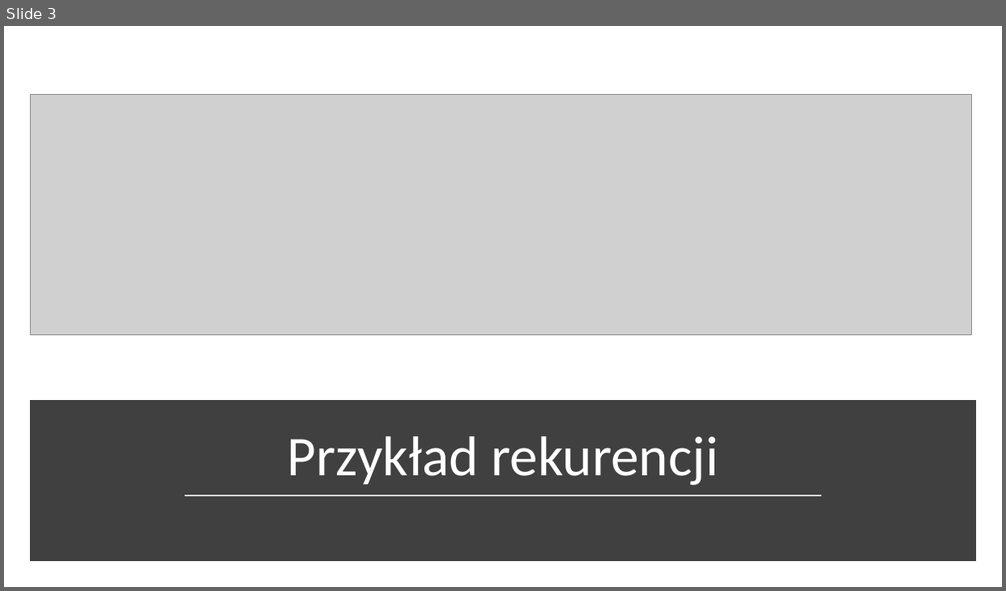
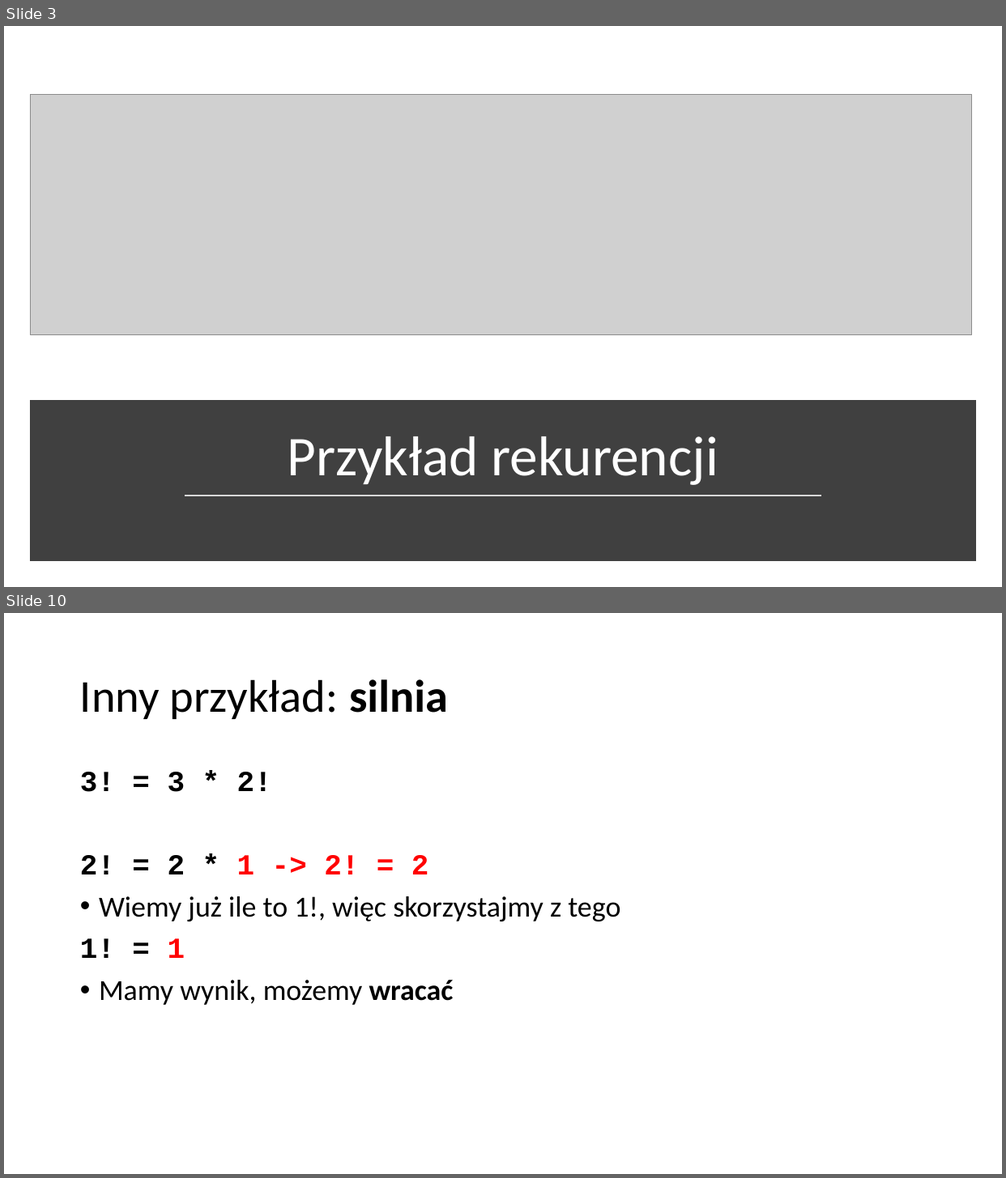
Before and after one commit to blackbat13/CS-HTiEW, a slide deck: Wprowadzenie do rekurencji/I. Wprowadzenie do rekurencji/Rekurencja.pptx. Shown one above the other, each under a label of ours: slide 3 before the commit, slides 3 and 10 after it; the slides between them are not shown. The pictures are 1006x591 and 1006x1178 pixels, drawn with LibreOffice and Linux fonts; fonts in the diff are those of the drawing; grey boxes stand for pictures. Boxes give left, top, right and bottom in pixels: in the first picture for what was removed or moved away, otherwise in the second. Text is boxed around its words. In the diff, an @@ line names an element or a change of style, - is before the commit and + after.

Commit message:
Zmieniono przedstawienie przykładu z silnią

```diff
--- a/Wprowadzenie do rekurencji/I. Wprowadzenie do rekurencji/Rekurencja.pptx
+++ b/Wprowadzenie do rekurencji/I. Wprowadzenie do rekurencji/Rekurencja.pptx
@@ slide 10 added at (x1=4, y1=613, x2=1002, y2=1174), background #FFFFFF @@
@@ title added at (x1=80, y1=679, x2=448, y2=719), 44 pt, text #000000 @@
+Inny przykład: silnia
@@ text added at (x1=80, y1=772, x2=620, y2=1005), 28 pt, text #000000 @@
+3! = 3 * 2!
+2! = 2 * 1 -> 2! = 2
+• Wiemy już ile to 1!, więc skorzystajmy z tego
+1! = 1
+• Mamy wynik, możemy wracać
```
Also in this commit, not shown: 1 slide changed, 9 other slides added.
